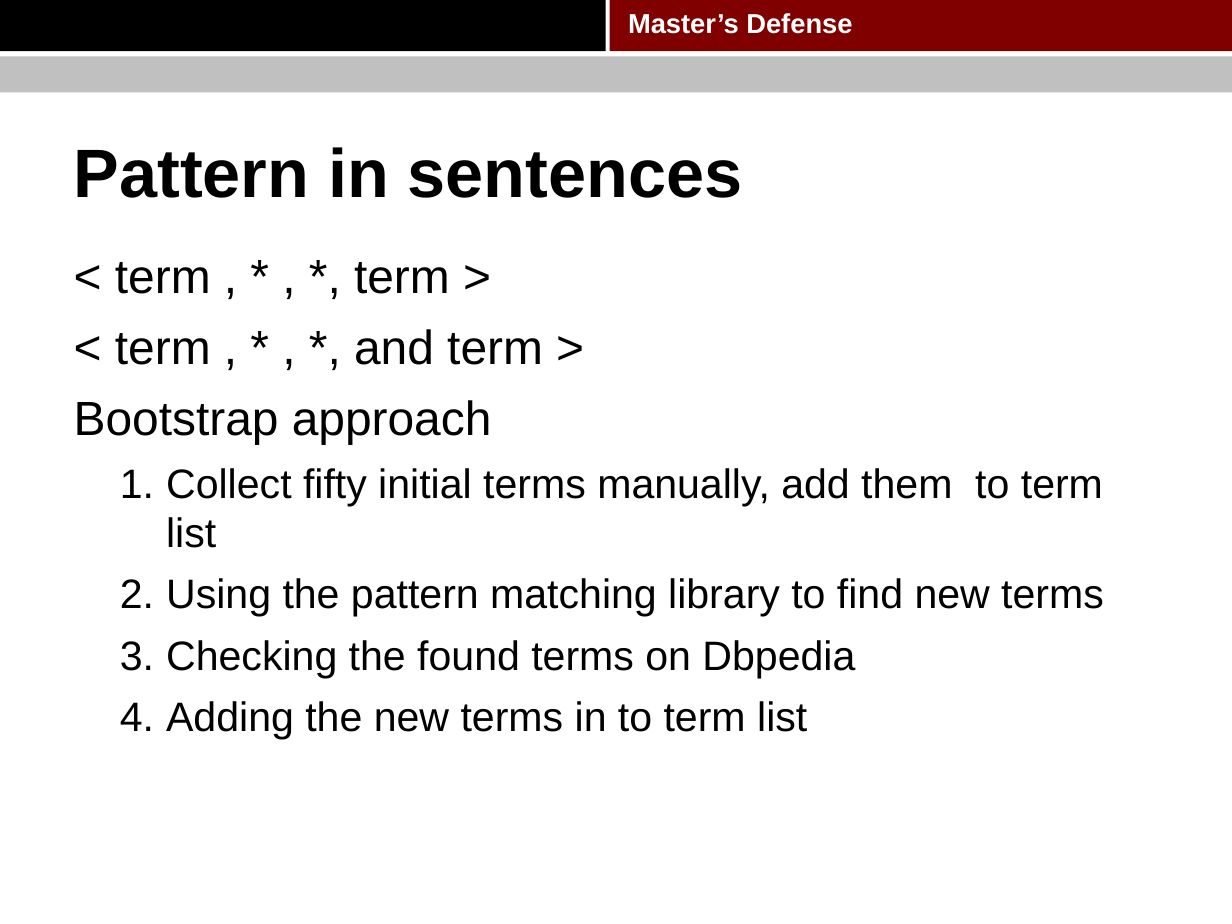
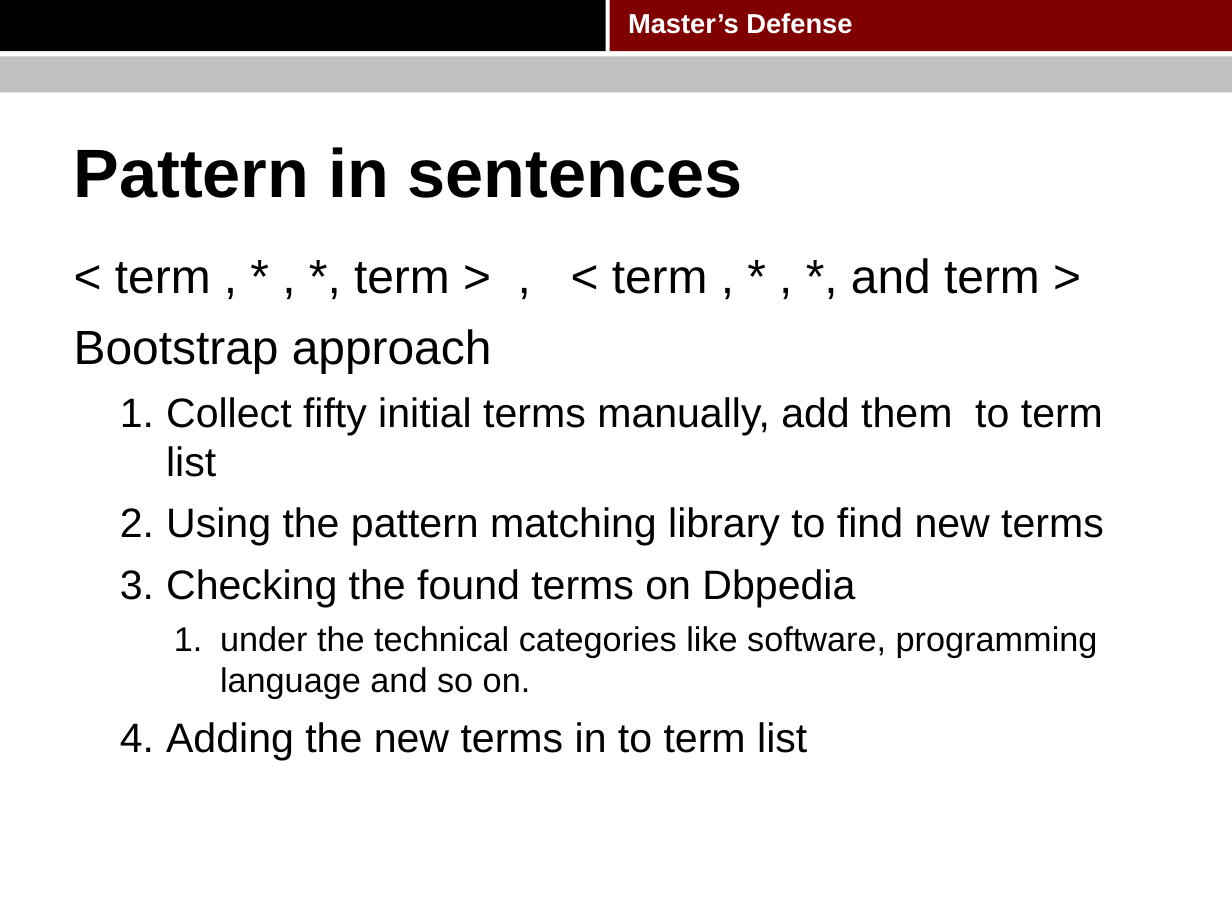
Before and after one commit to pkushiqiang/thesis, a slide deck: slide 45 of media/Master's thesis.pptx (slide 42 before the commit). Drawn at 1232x924 pixels with LibreOffice and Linux fonts; fonts in the diff are those of the drawing; background and template pictures are left out. Boxes give left, top, right and bottom in pixels: in the first picture for what was removed or moved away, otherwise in the second. Text is boxed around its words. In the diff, an @@ line names an element or a change of style, - is before the commit and + after.

```diff
--- a/media/Master's thesis.pptx
+++ b/media/Master's thesis.pptx
@@ text at (115, 258, 1040, 294): text changed @@
-< term , * , *, term >
-< term , * , *, and term >
+< term , * , *, term > , < term , * , *, and term >
@@ text at (220, 626, 1098, 699): paragraph added @@
+    1. under the technical categories like software, programming language and so on.
```
Also in this commit, not shown: 38 other slides changed, 6 slides added, 2 slides removed.
